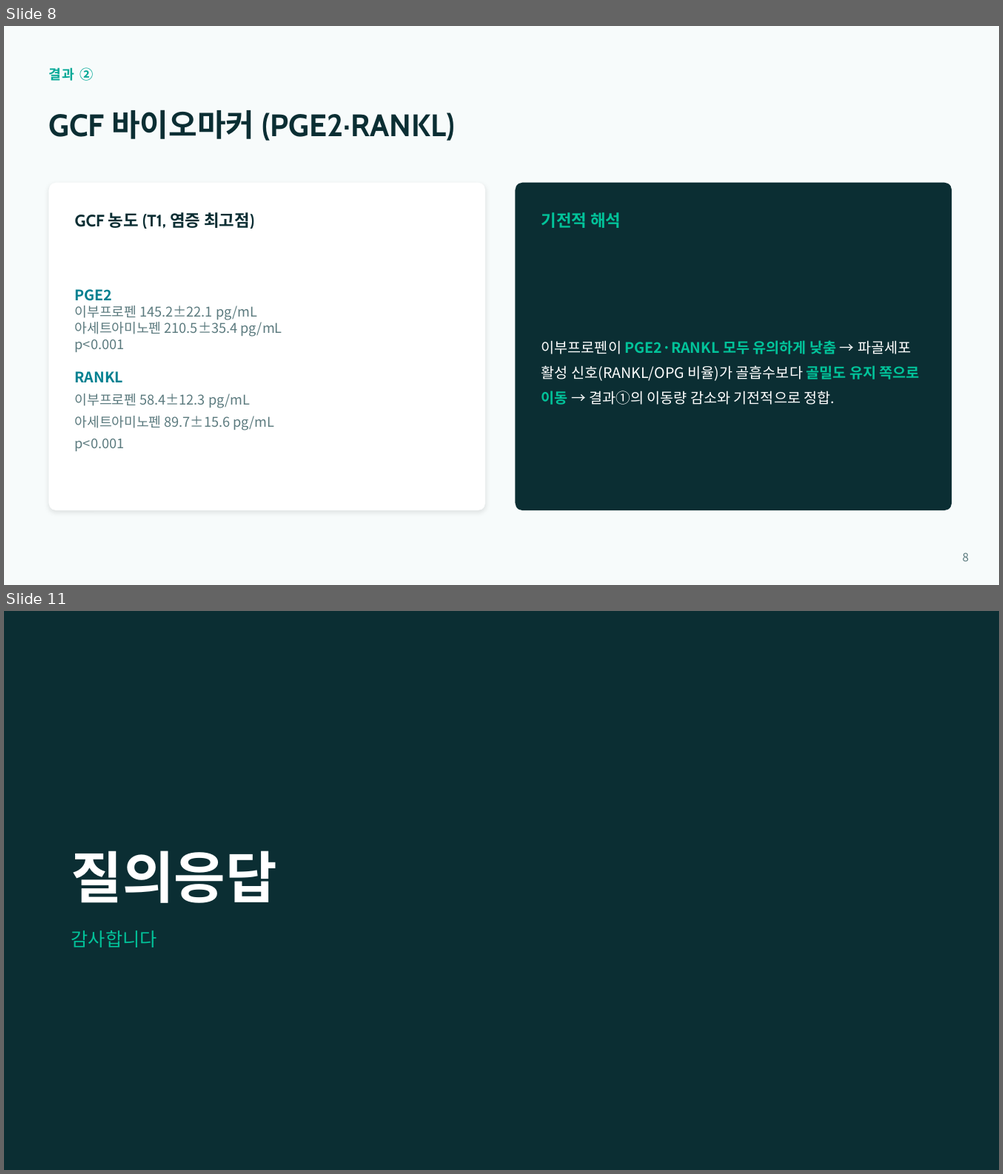
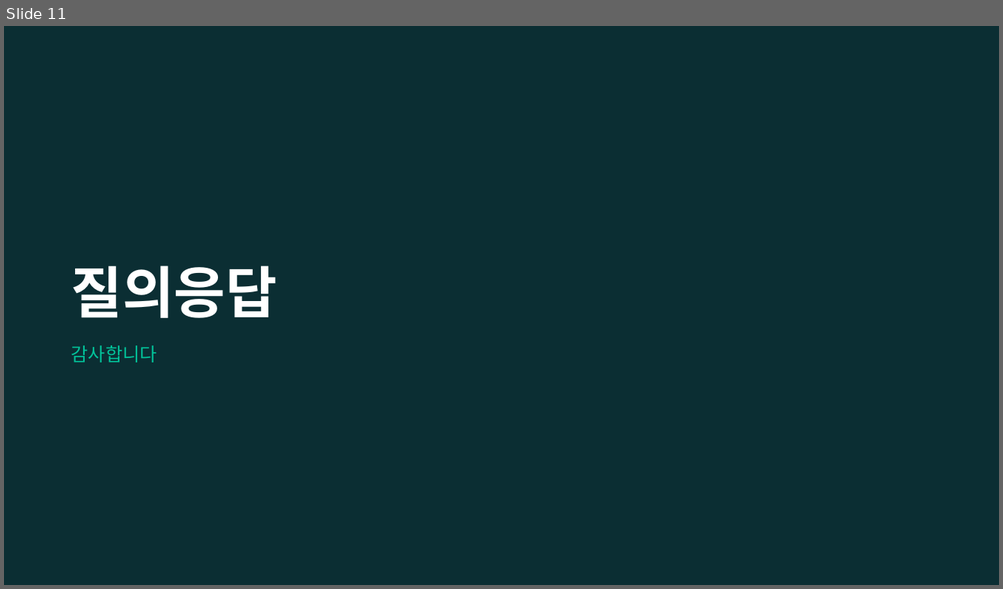
Before and after one commit to yojokem/-, a slide deck: 치과약리학실험2-논문발표/치과약리학실험2_논문발표.pptx. Shown one above the other, each under a label of ours: slides 8 and 11 before the commit, slide 11 after it; the slides between them are not shown. The pictures are 1003x1174 and 1003x589 pixels, drawn with LibreOffice and Linux fonts; fonts in the diff are those of the drawing. Boxes give left, top, right and bottom in pixels: in the first picture for what was removed or moved away, otherwise in the second. Text is boxed around its words. In the diff, an @@ line names an element or a change of style, - is before the commit and + after.

```diff
--- a/치과약리학실험2-논문발표/치과약리학실험2_논문발표.pptx
+++ b/치과약리학실험2-논문발표/치과약리학실험2_논문발표.pptx
@@ slide 8 removed at [4, 26, 999, 585], background #F7FBFB @@
@@ text removed at [48, 67, 93, 81] @@
-결과 ②
@@ text removed at [48, 110, 455, 141] @@
-GCF 바이오마커 (PGE2·RANKL)
@@ rounded rectangle removed at [48, 183, 485, 511] @@
@@ rounded rectangle removed at [515, 183, 951, 511] @@
@@ text removed at [75, 212, 254, 229] @@
-GCF 농도 (T1, 염증 최고점)
@@ text removed at [541, 212, 620, 228] @@
-기전적 해석
@@ text removed at [75, 289, 282, 452] @@
-PGE2
-이부프로펜 145.2±22.1 pg/mL
-아세트아미노펜 210.5±35.4 pg/mL
-p<0.001
-RANKL
-이부프로펜 58.4±12.3 pg/mL
-아세트아미노펜 89.7±15.6 pg/mL
-p<0.001
@@ text removed at [541, 340, 919, 405] @@
-이부프로펜이 PGE2·RANKL 모두 유의하게 낮춤 → 파골세포 활성 신호(RANKL/OPG 비율)가 골흡수보다 골밀도 유지 쪽으로 이동 → 결과①의 이동량 감소와 기전적으로 정합.
@@ text removed at [962, 553, 969, 562] @@
-8
```
Also in this commit, not shown: 5 slides changed, 5 slides added, 4 other slides removed, 1 other file.
